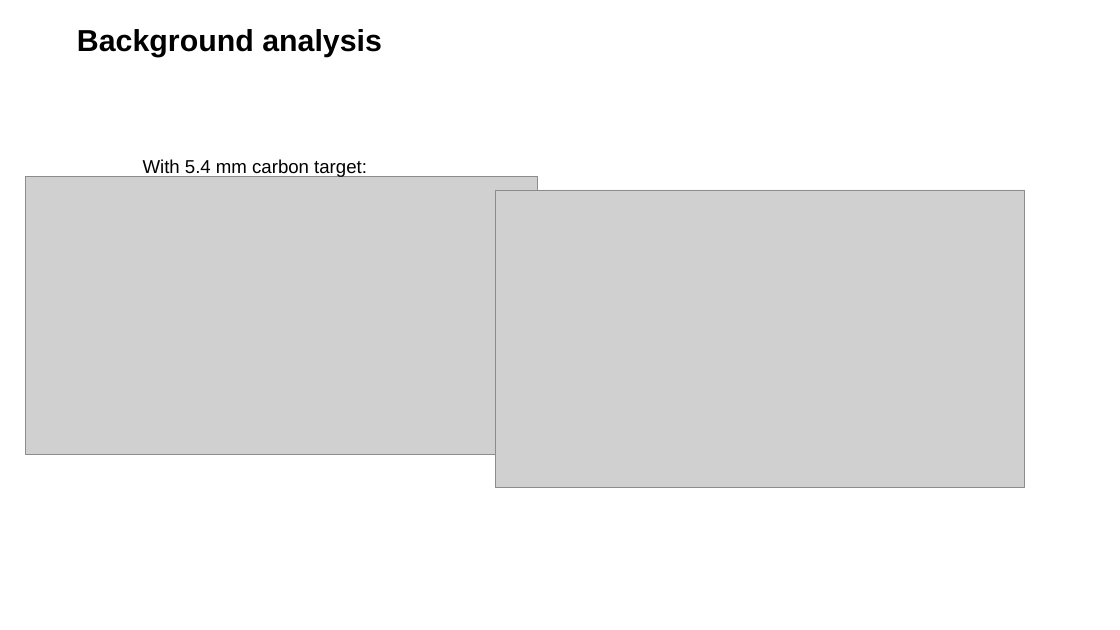
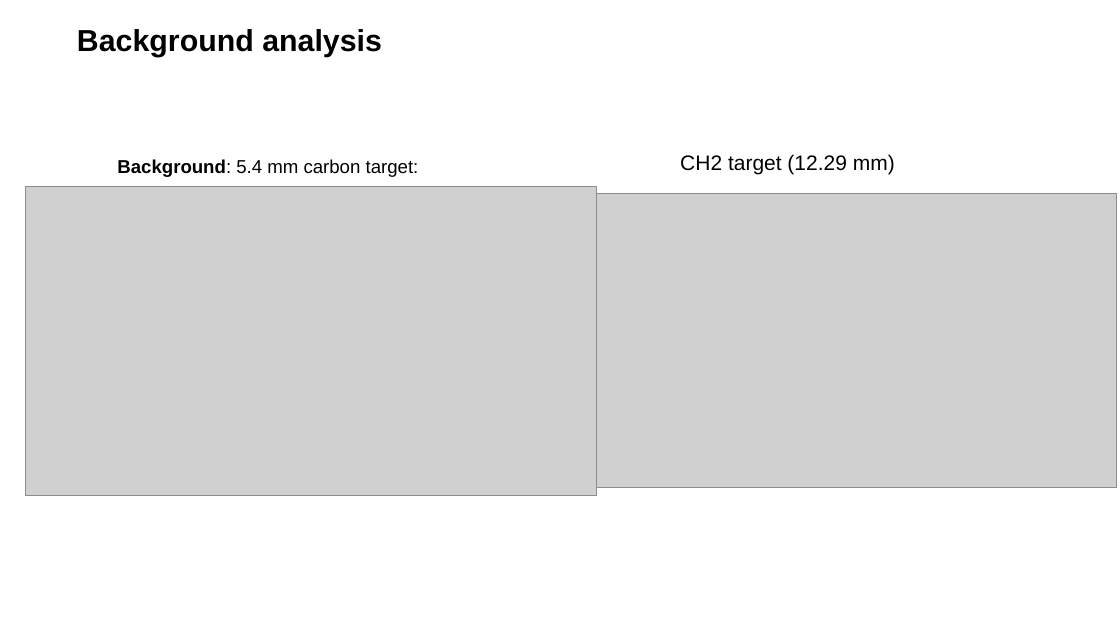
Before and after one commit to jenegger/r3b_wg, a slide deck: slide 19 of presentation_wg.odp. Drawn at 1120x630 pixels with LibreOffice and Linux fonts; fonts in the diff are those of the drawing; grey boxes stand for pictures; background and template pictures are left out. Boxes give left, top, right and bottom in pixels: in the first picture for what was removed or moved away, otherwise in the second. Text is boxed around its words. In the diff, an @@ line names an element or a change of style, - is before the commit and + after.

```diff
--- a/presentation_wg.odp
+++ b/presentation_wg.odp
@@ text at (117,159,419,177): text changed @@
-With 5.4 mm carbon target:
+Background: 5.4 mm carbon target:
@@ text added at (680,154,895,175), 18 pt, text #000000 @@
+CH2 target (12.29 mm)
@@ picture: place and size @@
-picture at (496,190,1025,487)
+picture at (25,187,597,496)
@@ picture: place and size @@
-picture at (25,176,538,454)
+picture at (555,193,1117,487)
```
Also in this commit, not shown: 1 other file.
